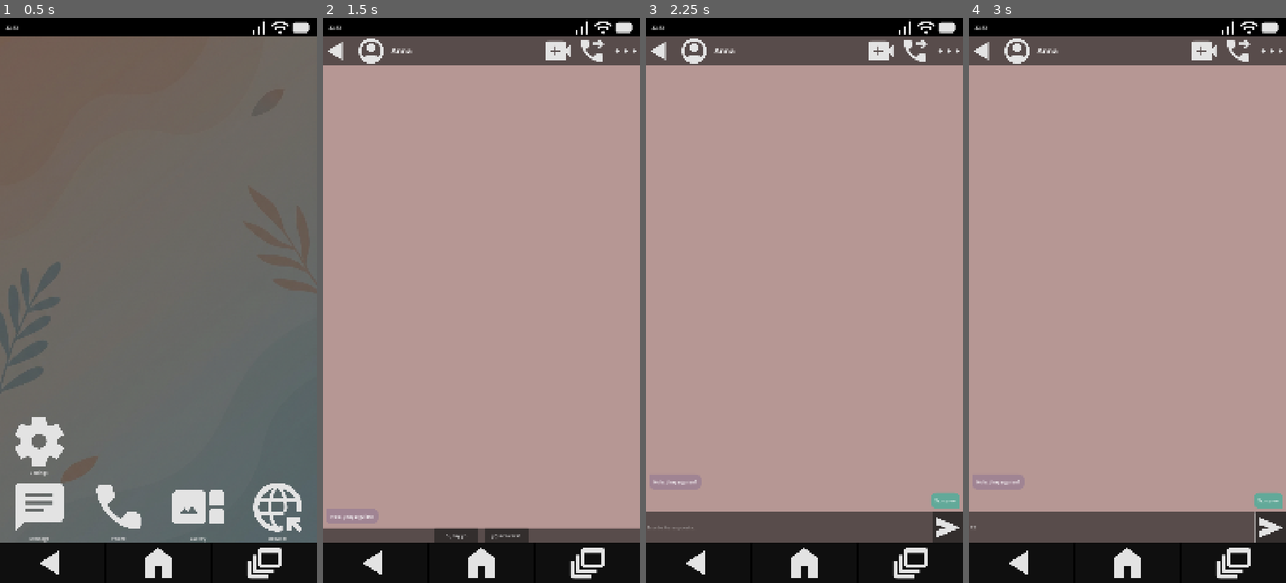
Above: before the commit, frames 1-4 (left to right).
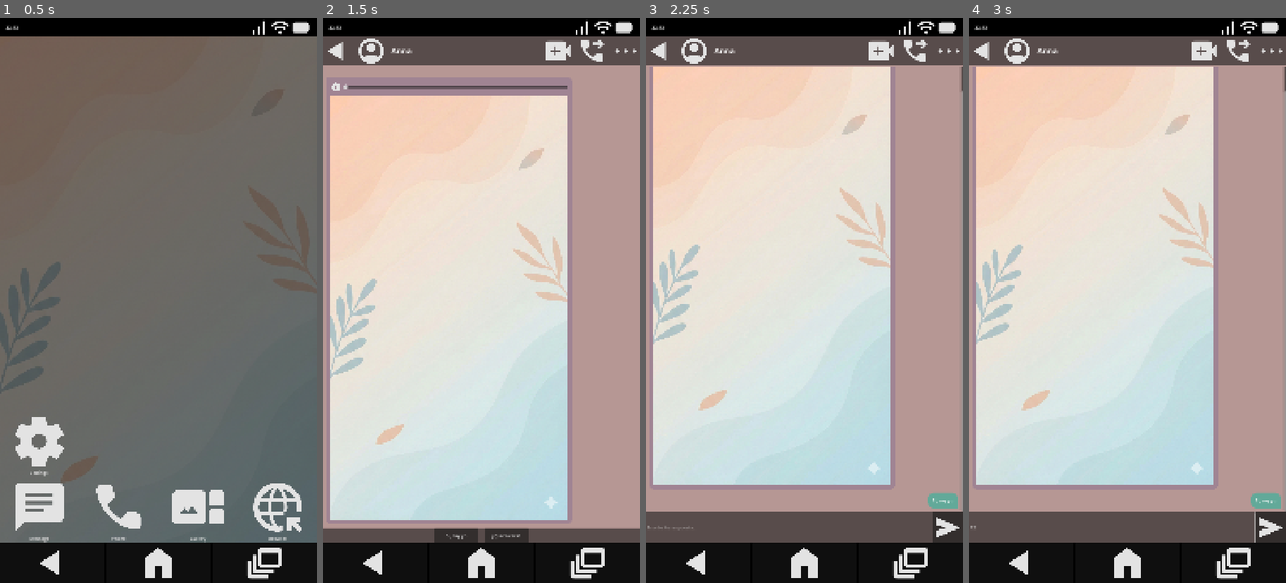
Above: after the commit, the same moments.

Repository: AlfredoCamarena/GD-Phone
Game: Godot game, scene res://_System/Main/main.tscn
Same seed, same stepped clock (60 frames per second), same inputs: the game is played once before the commit and once after it.
Inputs (mouse positions are in pixels of both pictures, inside the frame that each line leads up to):
- Up to frame 1 (0.5 s): no input
- Up to frame 2 (1.5 s): click "Message" at 0.5 s; click (481, 74) at 1.25 s
- Up to frame 3 (2.25 s): click "Sí, soy yo" at 2 s
- Up to frame 4 (3 s): click (1111, 526) at 2.77 s; type "12" at 2.85 s

Frame 1 is identical in both runs. In frame 2, 57% of the frame differs, in the area x 2-78%, y 11-89%; in frame 3, 56%; in frame 4, 56%.

Commit message:
Add audio and image messages

Diff:
--- a/Apps/1_Chat/ChatBubble/chat_bubble.gd
+++ b/Apps/1_Chat/ChatBubble/chat_bubble.gd
@@ -1,12 +1,49 @@
 class_name ChatBubble
 extends PanelContainer
 
-@onready var message_label: Label = $MessageLabel
+const MEDIA_PAUSE_ICON := preload("uid://c3q11d80ei1d3")
+const MEDIA_PLAY_ICON := preload("uid://cgvlgswhkb262")
 
-func setup(msg: String) -> void:
+@onready var message_label: Label = %MessageLabel
+@onready var photo_rect: TextureRect = %PhotoRect
+@onready var audio_player: AudioStreamPlayer = %AudioPlayer
+@onready var audio_ui: HBoxContainer = %AudioUI
+@onready var play_button: Button = $Content/AudioUI/PlayButton
+@onready var audio_slider: HSlider = %AudioSlider
+
+@onready var max_allowed_width := get_viewport_rect().size.x * 0.75 # 75% del ancho de pantalla
+
+var saved_playback_pos: float = 0.0
+var is_dragging_slider: bool = false
+
+func setup(msg: String, audio: AudioStream, photo:Texture2D) -> void:
 	message_label.text = msg
+	photo_rect.texture = photo
+	audio_player.stream = audio
 
-	var max_allowed_width := get_viewport_rect().size.x * 0.75
+	_handle_label_autowrap()
+	_handle_photo_logic()
+	_handle_audio_player_logic()
+
+
+func _ready() -> void:
+	set_process(false)
+	play_button.pressed.connect(_on_play_toggled)
+	audio_player.finished.connect(_on_audio_finished)
+	audio_slider.drag_started.connect(_on_slider_drag_started)
+	audio_slider.drag_ended.connect(_on_slider_drag_ended)
+
+
+func _process(_delta: float) -> void:
+	if audio_player.playing and not is_dragging_slider:
+		audio_slider.value = audio_player.get_playback_position()
+
+
+func _handle_label_autowrap() -> void:
+	if message_label.text.is_empty():
+		message_label.hide()
+		return
+
 	var font := message_label.get_theme_font("font")
 	var font_size := message_label.get_theme_font_size("font_size")
 	var text_size := font.get_string_size(message_label.text, HORIZONTAL_ALIGNMENT_LEFT, -1, font_size)
@@ -17,3 +54,54 @@
 	else:
 		message_label.autowrap_mode = TextServer.AUTOWRAP_OFF
 		message_label.custom_minimum_size.x = 0
+
+
+func _handle_photo_logic() -> void:
+	if photo_rect.texture == null:
+		photo_rect.hide()
+		return
+
+	var img_size := photo_rect.texture.get_size()
+	var aspect := img_size.y / img_size.x
+
+	photo_rect.custom_minimum_size.x = max_allowed_width
+	photo_rect.custom_minimum_size.y = max_allowed_width * aspect
+
+
+func _handle_audio_player_logic() -> void:
+	if audio_player.stream == null:
+		audio_ui.hide()
+		return
+
+	audio_ui.custom_minimum_size.x = max_allowed_width
+
+	audio_slider.max_value = audio_player.stream.get_length()
+
+
+
+func _on_play_toggled() -> void:
+	if play_button.button_pressed:
+		audio_player.play(saved_playback_pos)
+		play_button.icon = MEDIA_PAUSE_ICON
+		set_process(true)
+	else:
+		audio_player.stop()
+		play_button.icon = MEDIA_PLAY_ICON
+		set_process(false)
+
+
+func _on_audio_finished() -> void:
+	play_button.button_pressed = false
+	play_button.icon = MEDIA_PLAY_ICON
+
+
+func _on_slider_drag_started() -> void:
+	is_dragging_slider = true
+
+
+func _on_slider_drag_ended(_value_changed: bool) -> void:
+	is_dragging_slider = false
+	saved_playback_pos = audio_slider.value
+
+	if play_button.button_pressed:
+		audio_player.play(saved_playback_pos)
--- a/Apps/1_Chat/ChatBubble/chat_bubble.tscn
+++ b/Apps/1_Chat/ChatBubble/chat_bubble.tscn
@@ -1,13 +1,48 @@
-[gd_scene load_steps=2 format=3 uid="uid://cen32adkpntg4"]
+[gd_scene load_steps=3 format=3 uid="uid://cen32adkpntg4"]
 
 [ext_resource type="Script" uid="uid://dxa71id6av5w" path="res://Apps/1_Chat/ChatBubble/chat_bubble.gd" id="1_kw4iq"]
+[ext_resource type="Texture2D" uid="uid://cgvlgswhkb262" path="res://_Assets/Gallery 128x128/media_play.png" id="2_mxkyg"]
 
 [node name="ChatBubble" type="PanelContainer"]
 offset_right = 148.0
 offset_bottom = 23.0
 script = ExtResource("1_kw4iq")
 
-[node name="MessageLabel" type="Label" parent="."]
+[node name="AudioPlayer" type="AudioStreamPlayer" parent="."]
+unique_name_in_owner = true
+
+[node name="Content" type="VBoxContainer" parent="."]
+layout_mode = 2
+theme_override_constants/separation = 10
+
+[node name="MessageLabel" type="Label" parent="Content"]
+unique_name_in_owner = true
 custom_minimum_size = Vector2(50, 0)
 layout_mode = 2
 text = "Mensaje de prueba"
+
+[node name="AudioUI" type="HBoxContainer" parent="Content"]
+unique_name_in_owner = true
+custom_minimum_size = Vector2(0, 40)
+layout_mode = 2
+
+[node name="PlayButton" type="Button" parent="Content/AudioUI"]
+custom_minimum_size = Vector2(40, 40)
+layout_mode = 2
+focus_mode = 0
+toggle_mode = true
+icon = ExtResource("2_mxkyg")
+flat = true
+expand_icon = true
+
+[node name="AudioSlider" type="HSlider" parent="Content/AudioUI"]
+unique_name_in_owner = true
+layout_mode = 2
+size_flags_horizontal = 3
+size_flags_vertical = 4
+
+[node name="PhotoRect" type="TextureRect" parent="Content"]
+unique_name_in_owner = true
+layout_mode = 2
+expand_mode = 1
+stretch_mode = 5
--- a/Apps/1_Chat/ChatDetail/chat_detail.gd
+++ b/Apps/1_Chat/ChatDetail/chat_detail.gd
@@ -49,7 +49,7 @@
 		bubble = BUBBLE_OTHER.instantiate() as ChatBubble
 
 	messages_container.add_child(bubble)
-	bubble.setup(msg_data.text)
+	bubble.setup(msg_data.text, msg_data.audio, msg_data.image)
 
 	if not msg_data.reply_options.is_empty():
 		show_options(msg_data.reply_options)
--- a/Data/Messages/Anna/1_hola.tres
+++ b/Data/Messages/Anna/1_hola.tres
@@ -1,6 +1,8 @@
-[gd_resource type="Resource" script_class="MessageData" load_steps=7 format=3 uid="uid://w3jk8n06ho3m"]
+[gd_resource type="Resource" script_class="MessageData" load_steps=9 format=3 uid="uid://w3jk8n06ho3m"]
 
 [ext_resource type="Script" uid="uid://bpse7if2ak65s" path="res://_System/Resources/ReplyOption.gd" id="1_36sm3"]
+[ext_resource type="AudioStream" uid="uid://c07yxhwkd0ixe" path="res://Data/Audios/Anna/AnnaTest.ogg" id="1_pq36y"]
+[ext_resource type="Texture2D" uid="uid://1o7wvfa15rv8" path="res://Data/Images/_default_wallpaper.png" id="2_2nchv"]
 [ext_resource type="Resource" uid="uid://bkur7j11e6inq" path="res://Data/Messages/Anna/2a_respuesta_soy_yo.tres" id="2_j8alq"]
 [ext_resource type="Script" uid="uid://dbte7kxlkuhtf" path="res://_System/Resources/MessageData.gd" id="2_jwdeb"]
 [ext_resource type="Resource" uid="uid://0q8rfrprbwt3" path="res://Data/Messages/Anna/2b_respuesta_quien_eres.tres" id="3_j8alq"]
@@ -19,6 +21,7 @@
 
 [resource]
 script = ExtResource("2_jwdeb")
-text = "Hola, ¿hay alguien?"
+image = ExtResource("2_2nchv")
+audio = ExtResource("1_pq36y")
 reply_options = Array[ExtResource("1_36sm3")]([SubResource("Resource_36sm3"), SubResource("Resource_pq36y")])
 metadata/_custom_type_script = "uid://dbte7kxlkuhtf"
Not shown, added: Data/Audios/Anna/AnnaTest.ogg.import
Not shown, added: Data/Audios/Anna/AnnaTest.ogg
